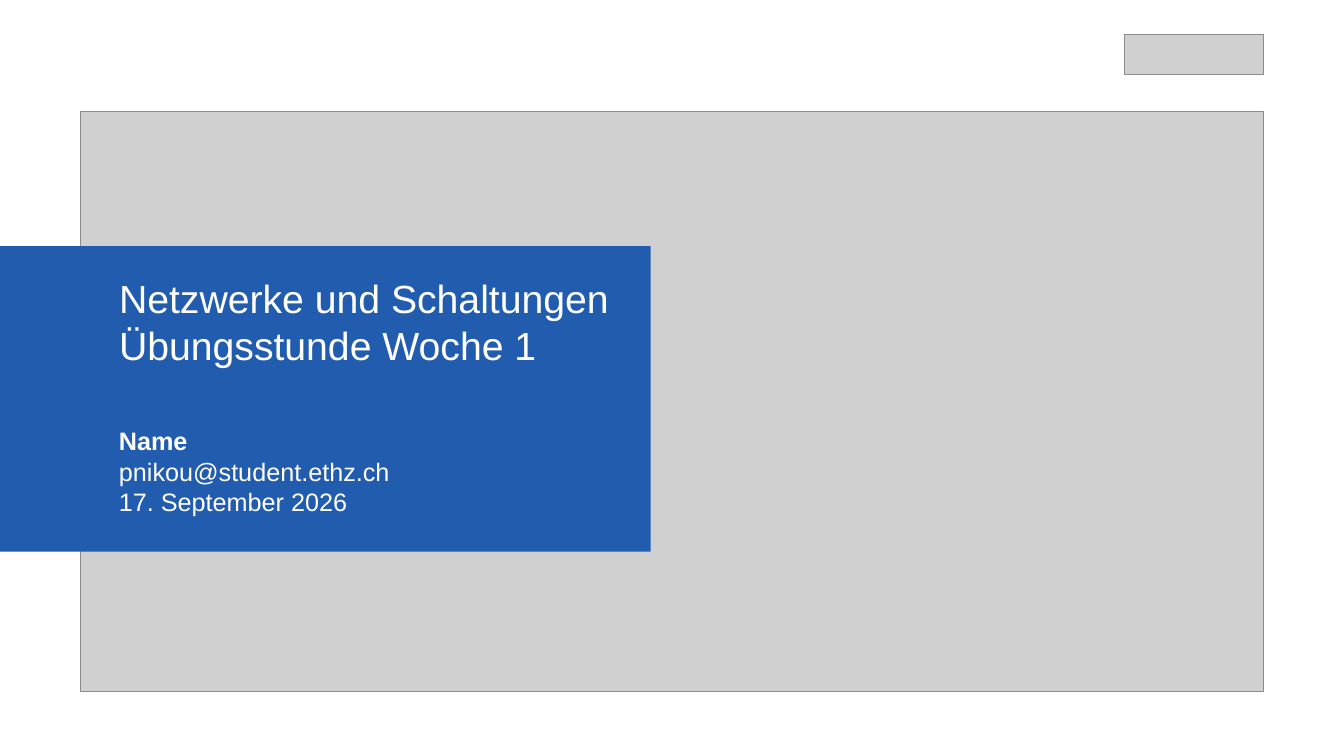
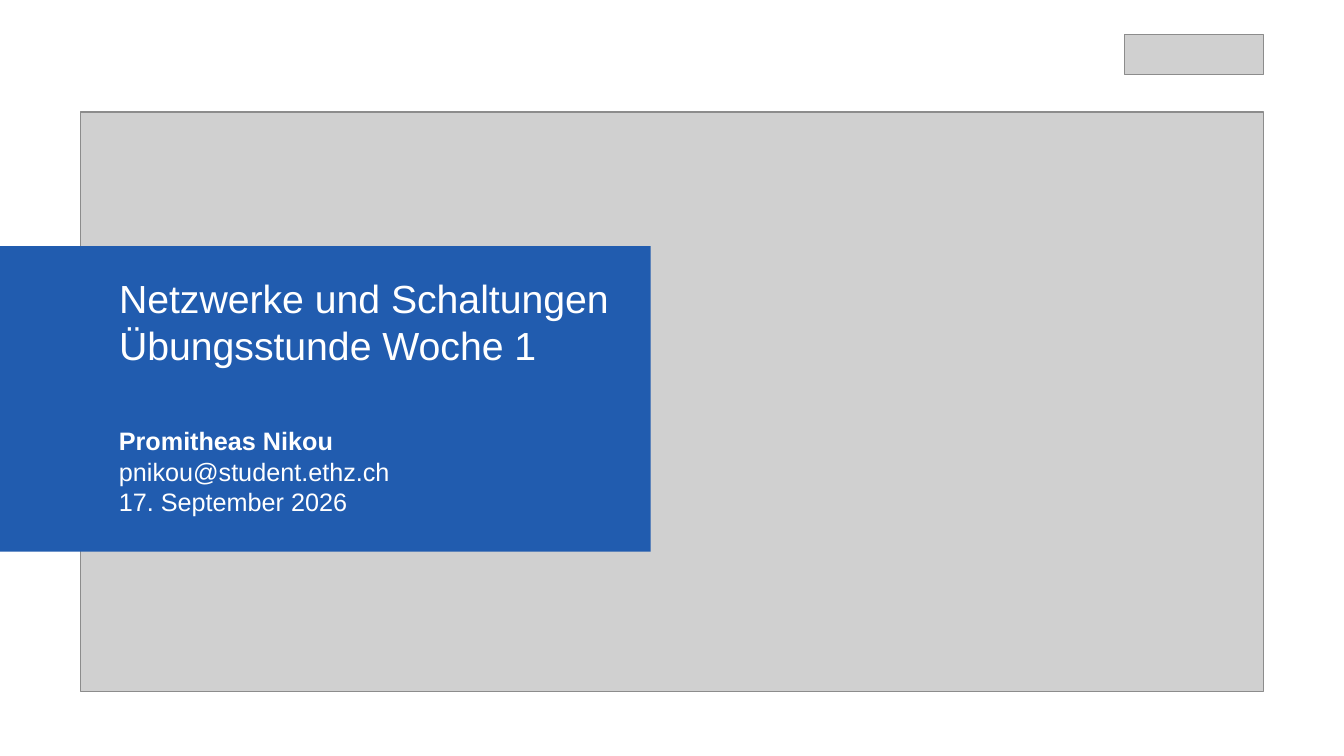
Before and after one commit to promitheas-nikou/eth-work, a slide deck: slide 1 of 2026H-NuS1/slides/ETH-W1.pptx. Drawn at 1344x756 pixels with LibreOffice and Linux fonts; fonts in the diff are those of the drawing; grey boxes stand for pictures; background and template pictures are left out. Boxes give left, top, right and bottom in pixels: in the first picture for what was removed or moved away, otherwise in the second. Text is boxed around its words. In the diff, an @@ line names an element or a change of style, - is before the commit and + after.

Commit message:
changed ppt

```diff
--- a/2026H-NuS1/slides/ETH-W1.pptx
+++ b/2026H-NuS1/slides/ETH-W1.pptx
@@ text at <box>119,431,333,451</box>: text changed @@
-Name
+Promitheas Nikou
```
Also in this commit, not shown: 2 other slides changed.
